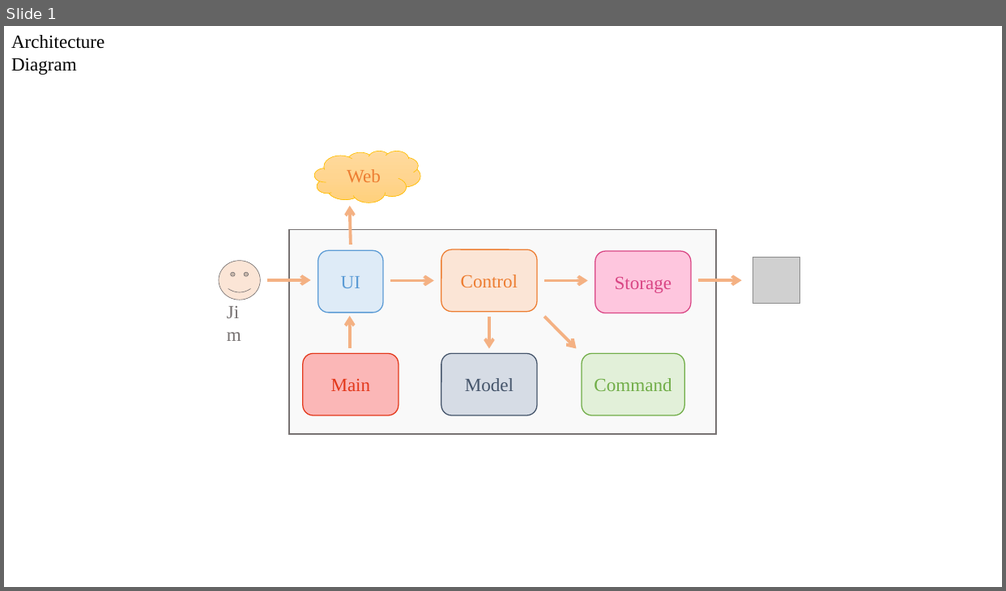
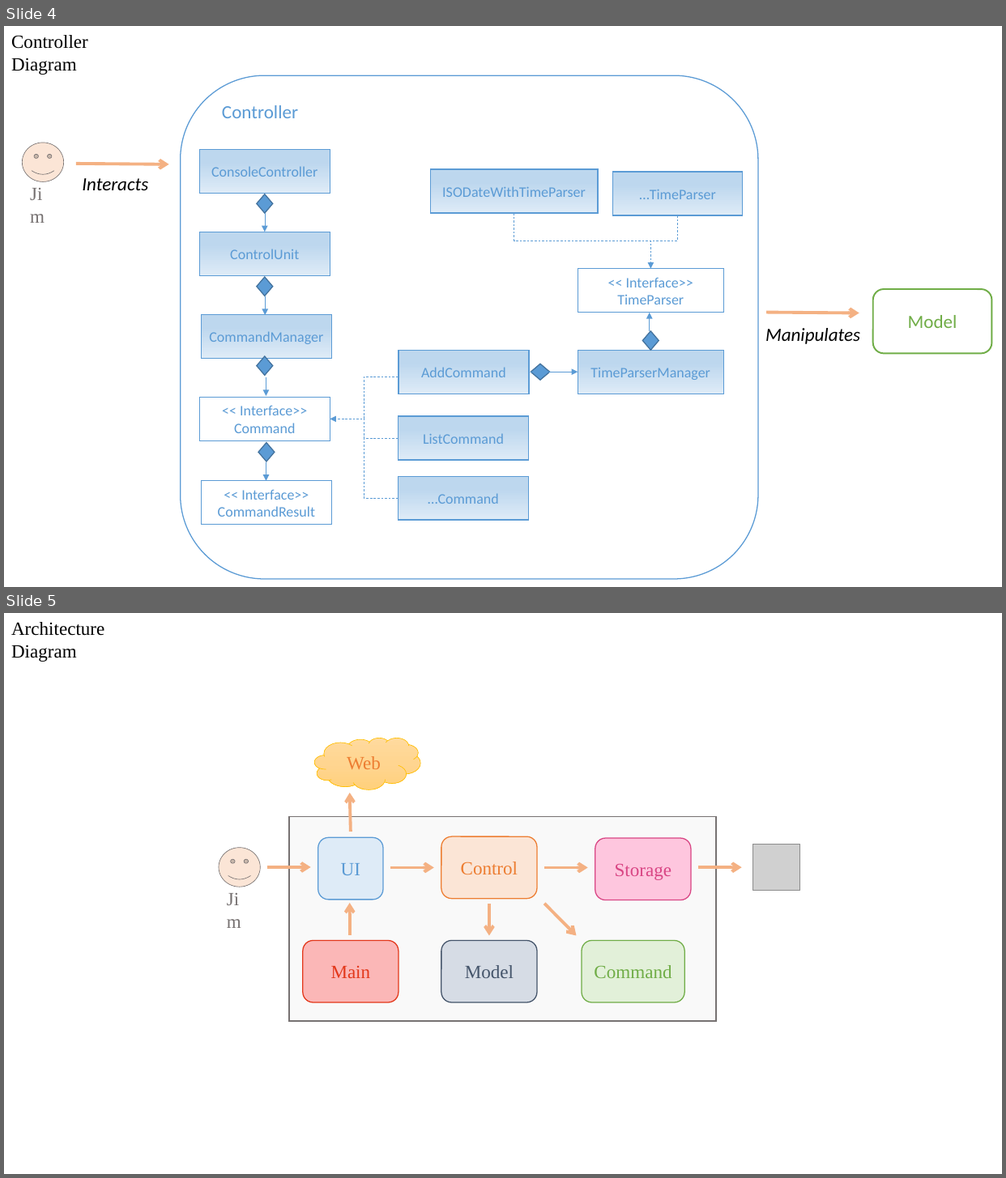
Before and after one commit to CS2103AUG2016-W11-C1/main, a slide deck: doc/UML.pptx. Shown one above the other, each under a label of ours: slide 1 before the commit, slides 4 and 5 after it. The pictures are 1006x591 and 1006x1178 pixels, drawn with LibreOffice and Linux fonts; fonts in the diff are those of the drawing; grey boxes stand for pictures. Boxes give left, top, right and bottom in pixels: in the first picture for what was removed or moved away, otherwise in the second. Text is boxed around its words. In the diff, an @@ line names an element or a change of style, - is before the commit and + after.

```diff
--- a/doc/UML.pptx
+++ b/doc/UML.pptx
@@ slide 4 added at [4, 26, 1002, 587], background #FFFFFF @@
@@ text added at [11, 35, 88, 75], 18 pt, text #000000 @@
+Controller Diagram
@@ group added at [22, 75, 992, 579]: 12 rectangles, 8 arrows, 6 diamonds, 4 texts, 3 elbow lines, 2 rounded rectangles, 2 elbow arrows, 1 smiley face @@
+ConsoleController
+Controller
+Model
+Jim
+Interacts
+Manipulates
+ControlUnit
+CommandManager
+<< Interface>>
+Command
+<< Interface>>
+CommandResult
+TimeParserManager
+<< Interface>>
+TimeParser
+AddCommand
+ListCommand
+…Command
+ISODateWithTimeParser
+…TimeParser
@@ what was slide 1 is now slide 5 @@
```
Also in this commit, not shown: 3 other slides added, 5 other files.
